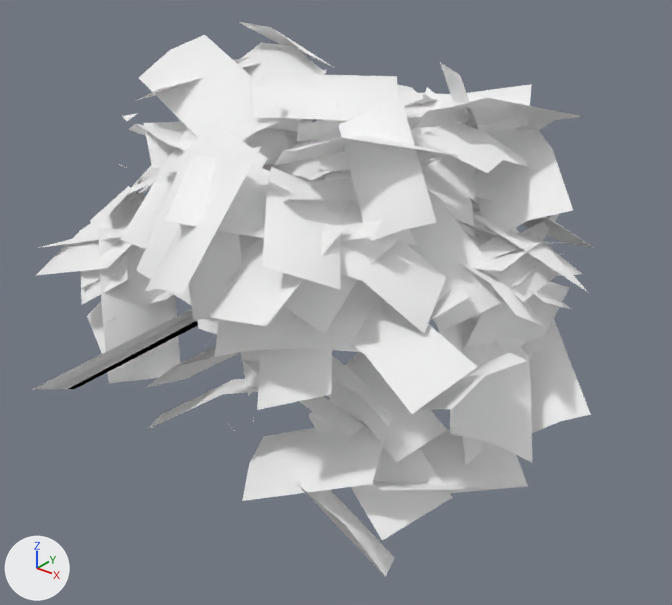
Two versions of the glTF model static/models/flow-fest-sim/ecology/distance-lod/plantcatalog-buckeye-31-far.glb, one commit apart.
Camera for both pictures: a camera (50 mm lens) standing at (12.49, -15.15, 12.84) and looking at (0.74, -0.46, 3.73). Arrows for +X, +Y and +Z are at lower left; the lights stay in place. The picture after the commit comes second. Where no turn or scale is listed for an object, it has been applied to the vertices. Vertices at exactly the same position are counted once.

Objects in the first picture: 'ForestPlantCatalog_aesculus-pavia-ld-s31'.
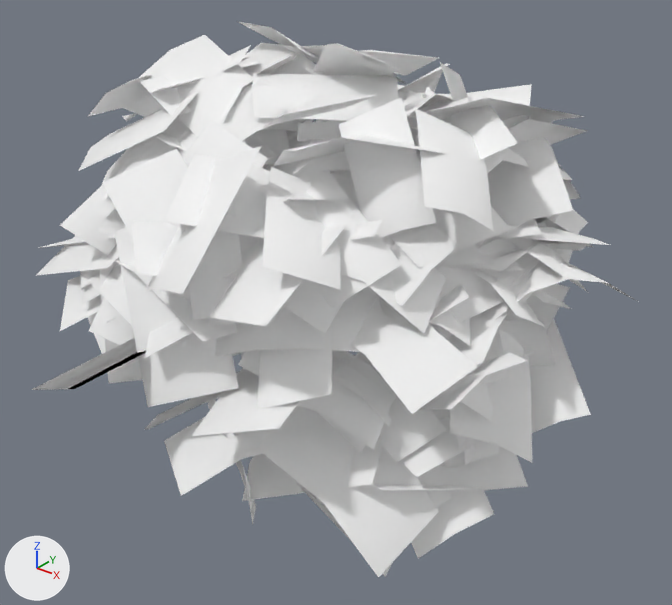
The change, as a list of edits to the scene's bpy script:
```text
Change me_forestplantcatalog_aesculus_pavia_ld_s31_mesh:
    used by ob_forestplantcatalog_aesculus_pavia_ld_s31; location = (0.0, 0.0, 4.73)
    remove me_forestplantcatalog_aesculus_pavia_ld_s31_mesh.from_pydata(...)  # 1167 vertices, 953 faces; spans x -6.09..6.62, y -7.04..6.43, z -4.7..4.64
    add me_forestplantcatalog_aesculus_pavia_ld_s31_mesh.from_pydata(...)  # 1855 vertices, 1449 faces; spans x -6.32..6.9, y -7.04..6.65, z -4.7..4.72
    me_forestplantcatalog_aesculus_pavia_ld_s31_mesh part 1: 683 vertices added at x -6.32..6.9, y -5.92..6.65, z -4.29..4.72
    other edits to the shape of me_forestplantcatalog_aesculus_pavia_ld_s31_mesh do not show in these pictures
```

Boxes (x1, y1, x2, y2) around the edits, measured in the pictures (672 x 605 px):
'ForestPlantCatalog_aesculus-pavia-ld-s31', reshaped (8% wider): before (31, 21, 593, 577); after (31, 21, 637, 578)
part 1 of me_forestplantcatalog_aesculus_pavia_ld_s31_mesh, added: after (60, 44, 637, 578)
